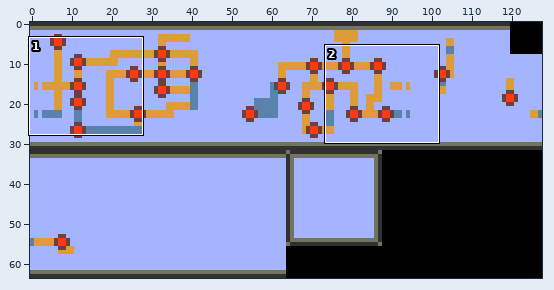
One commit to this sprite sheet: graphics/region_map/switch_map_menu.png. Above, an overview of the earlier version with the close-up marked.
Close-up. First the earlier version:
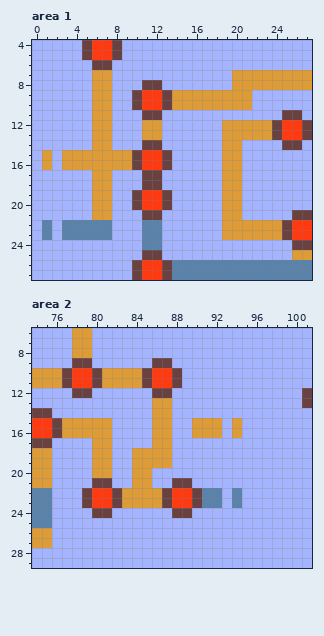
The file is 128x64 pixels. Shown: area 1: x 0..27, y 4..27; area 2: x 74..101, y 6..29.
Now the later version:
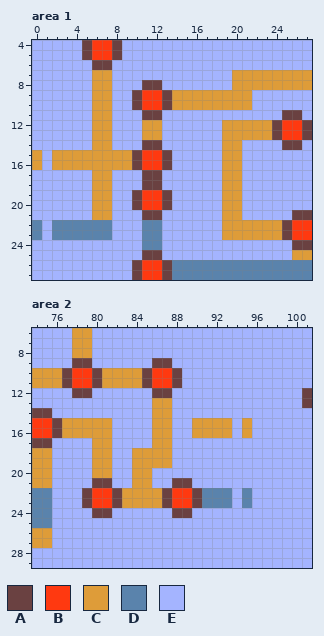
Palette (. is transparent): A #6a4141  B #ff3910  C #de9c39  D #5a83ac  E #a4b4ff
From old to new:
Area 1:
Colour C replaces colour E in rows 15 to 16 at x 0 and 2.
Colour D replaces colour E in rows 22 to 23 at x 0 and 2.
Colour E replaces colour C in rows 15 to 16 at x 1.
Colour E replaces colour D in rows 22 to 23 at x 1.
Area 2:
Colour C replaces colour E in rows 15 to 16 at x 93 and 95.
Colour D replaces colour E in rows 22 to 23 at x 93 and 95.
Colour E replaces colour C in rows 15 to 16 at x 94.
Colour E replaces colour D in rows 22 to 23 at x 94.
